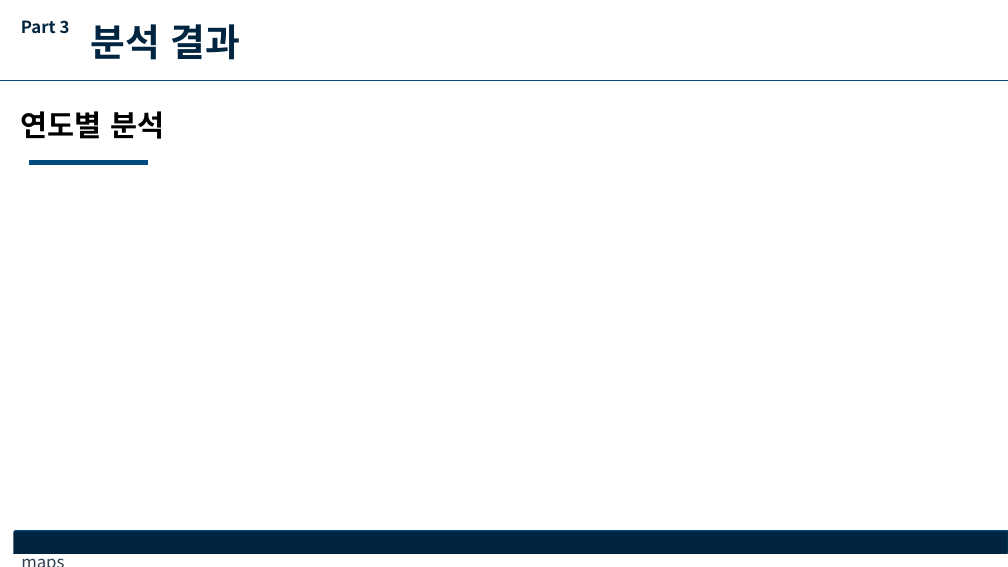
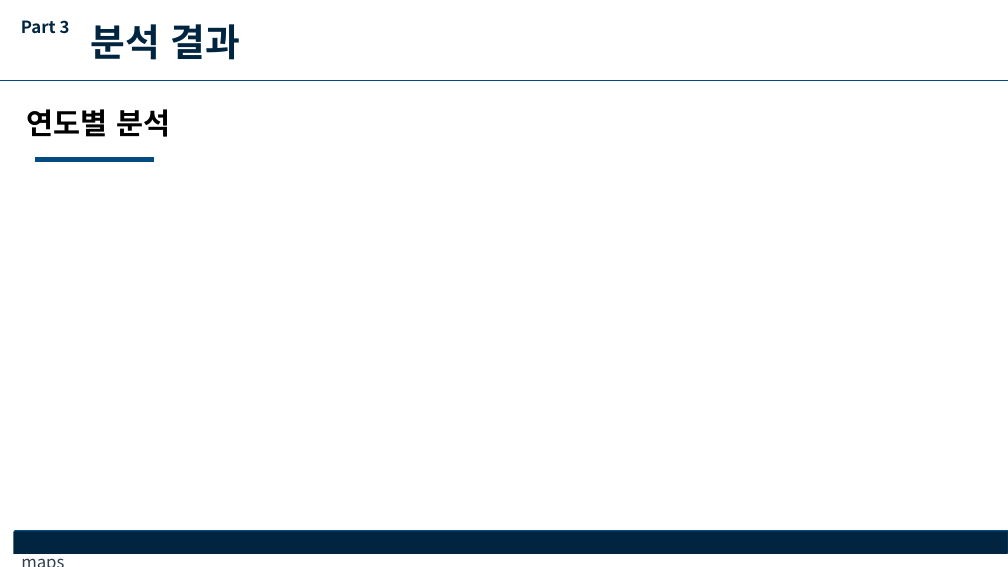
Before and after one commit to good5229/new_year_speech, a slide deck: slide 10 of 2021_2 비정형데이터 프로젝트 결과보고서.pptx. Drawn at 1008x567 pixels with LibreOffice and Linux fonts; fonts in the diff are those of the drawing. Boxes give left, top, right and bottom in pixels: in the first picture for what was removed or moved away, otherwise in the second. Text is boxed around its words. In the diff, an @@ line names an element or a change of style, - is before the commit and + after.

```diff
--- a/2021_2 비정형데이터 프로젝트 결과보고서.pptx
+++ b/2021_2 비정형데이터 프로젝트 결과보고서.pptx
@@ text "연도별 분석" moved from (x1=21, y1=111, x2=164, y2=139) to (x1=27, y1=109, x2=170, y2=137) @@
@@ line moved from (29, 163) - (148, 163) to (36, 160) - (154, 160) @@
```
Also in this commit, not shown: 3 other slides changed.
